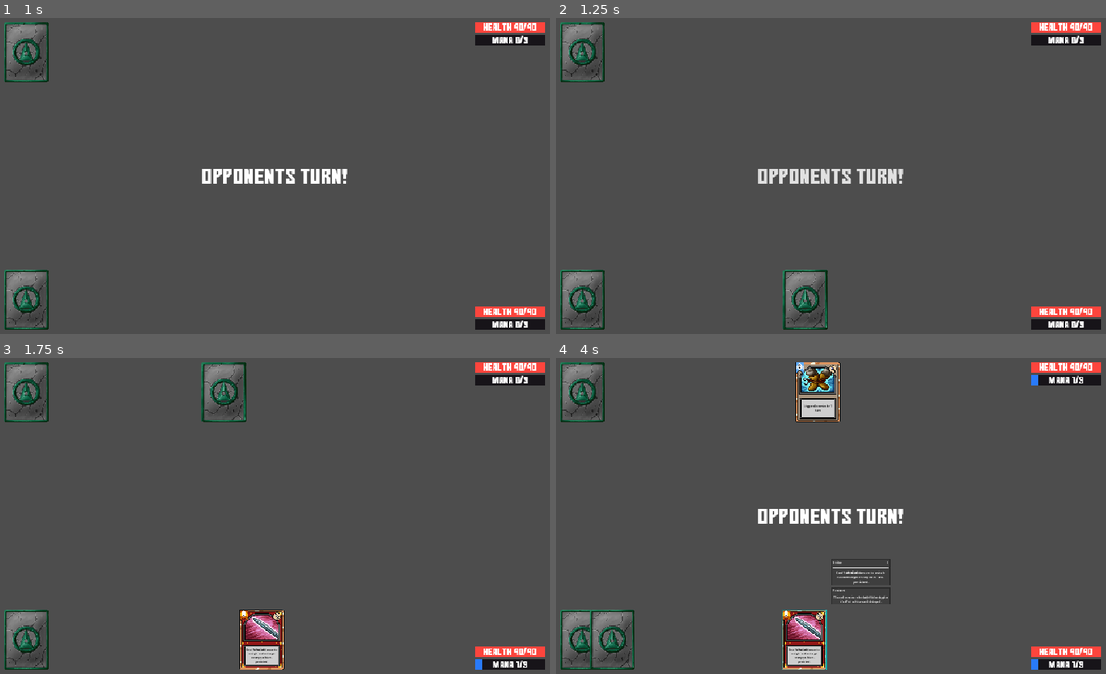
Above: before the commit, frames 1-4 (two rows, left to right).
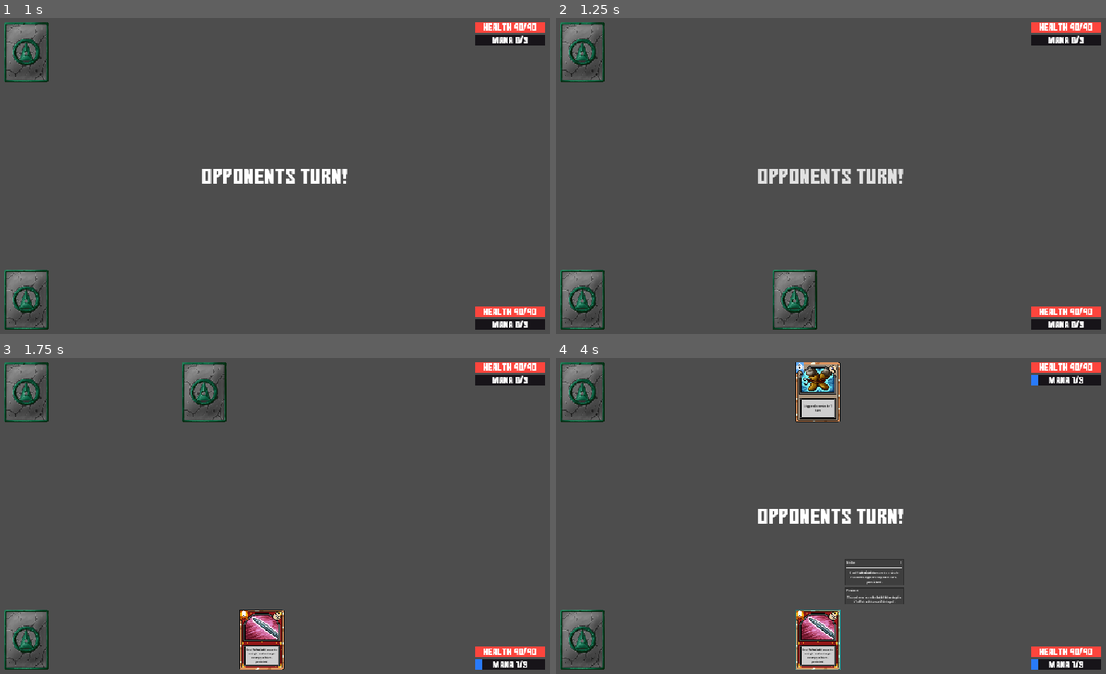
Above: after the commit, the same moments.

Repository: kieranlavelle/pixadeck
Game: Godot game, scene res://scenes/main.tscn
Same seed, same stepped clock (60 frames per second), same inputs: the game is played once before the commit and once after it.
Inputs (mouse positions are in pixels of both pictures, inside the frame that each line leads up to):
- Up to frame 1 (1 s): click "End Turn" at 0.5 s
- Up to frame 2 (1.25 s): no input
- Up to frame 3 (1.75 s): move the mouse to (401, 500) at 1.27 s; press the mouse at (401, 500) at 1.28 s
- Up to frame 4 (4 s): release the mouse at (957, 500) at 2 s; drag from (820, 392) to (803, 579) at 2.02 s; tap Enter at 2.75 s; move the mouse to (820, 639) at 2.77 s; press the mouse at (820, 639) at 2.78 s; release the mouse at (820, 639) at 3.5 s; click "End Turn" at 3.5 s

Frame 1 is identical in both runs. In frame 2, 1.1% of the frame differs, in the area x 39-50%, y 79-99%; in frame 3, 1.4%; in frame 4, 2.9%, in the area x 6-64%, y 63-99%.

Commit message:
PIX-10 route card draw through battle context

Diff:
--- a/src/battle/battle_context.gd
+++ b/src/battle/battle_context.gd
@@ -64,3 +64,23 @@
 	await event_queue.dispatch(played_card_event)
 
 	return true
+
+
+func draw_card(combatant: Combatant) -> Card:
+	var draw_card_event := BattleEvent.new(
+		BattleEventType.CARD_DRAW_REQUESTED,
+		combatant,
+		combatant.deck,
+	)
+	await event_queue.dispatch(draw_card_event)
+
+	if draw_card_event.cancelled:
+		return null
+
+	var card: Card = await combatant.deck.draw_card()
+	if card != null:
+		var draw_event := BattleEvent.new(BattleEventType.CARD_DRAWN, combatant, combatant.deck, combatant.hand, card)
+		await event_queue.dispatch(draw_event)
+		return card
+
+	return null
--- a/src/combatant/combatant.gd
+++ b/src/combatant/combatant.gd
@@ -45,7 +45,10 @@
 		await get_tree().create_timer(1).timeout
 
 		# behaviours agnostic to real vs ai player.
-		await deck.draw_card()
+		await battle_context.event_queue.dispatch(
+			BattleEvent.new(BattleEventType.TURN_STARTED, self, self)
+		)
+		await battle_context.draw_card(self)
 		enable_player()
 		stats.on_new_turn()
 
--- a/src/deck/deck.gd
+++ b/src/deck/deck.gd
@@ -17,26 +17,28 @@
 	draw_pile.shuffle()
 
 
-func draw_card():
-	if !draw_pile.is_empty():
+func draw_card() -> Card:
+	if draw_pile.is_empty():
+		return null
 
-		# check there is room in hand:
-		if hand.is_hand_full():
-			print("Hand is full, handle this event later")
-			return
+	# check there is room in hand:
+	if hand.is_hand_full():
+		return null
 
-		if audio.stream:
-			audio.play()
+	if audio.stream:
+		audio.play()
 
-		var drawn_card = draw_pile.pop_back()
+	var drawn_card = draw_pile.pop_back()
 
-		# start this card as invisible, seems like it should
-		# be a hand or card responsibility
-		var card_in_hand := hand.add_to_hand(drawn_card)
-		await animate_card_to_hand(card_in_hand)
+	# start this card as invisible, seems like it should
+	# be a hand or card responsibility
+	var card_in_hand := hand.add_to_hand(drawn_card)
+	await animate_card_to_hand(card_in_hand)
 
-		if draw_pile.is_empty():
-			empty_texture.show()
+	if draw_pile.is_empty():
+		empty_texture.show()
+
+	return card_in_hand
 
 
 func animate_card_to_hand(card_in_hand: Card) -> void:
Not shown, changed: AGENTS.md
